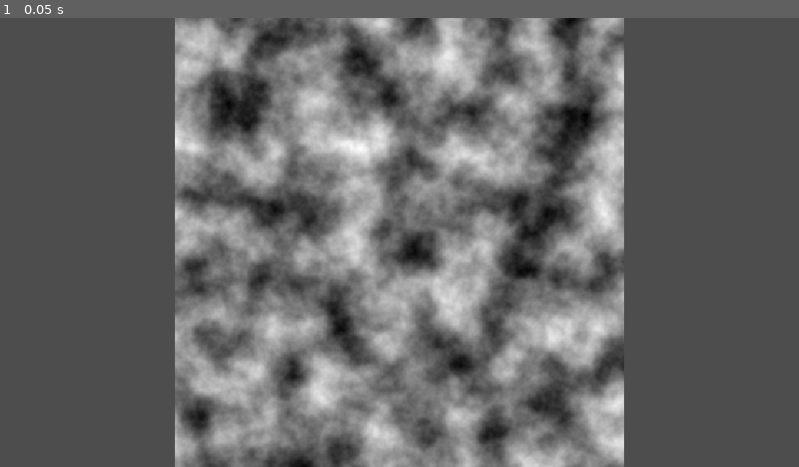
Above: before the commit, frame 1.
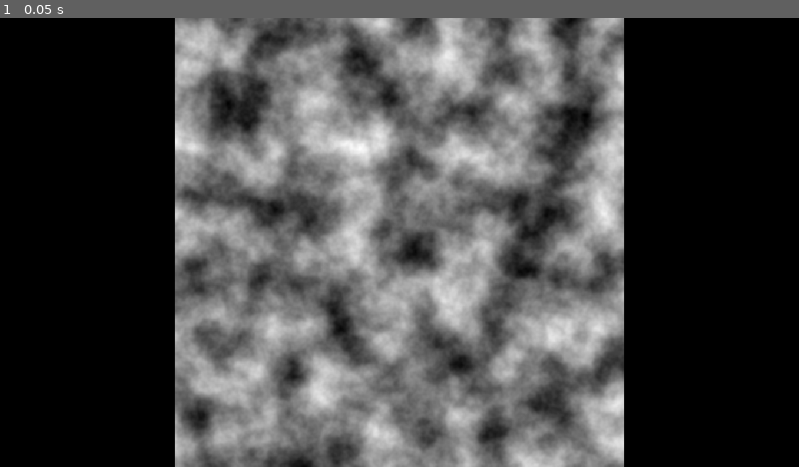
Above: after the commit, the same moment.

Repository: Dobefu/godot-game-of-life
Game: Godot game, scene res://main.tscn
Two runs of this game, one before a commit and one after it. Both use one fixed random seed, a clock stepped at 60 frames per second and the inputs below.
Inputs:
- Up to frame 1 (0.05 s): no input

The runs differ from the first frame. In frame 1, 44% of the frame differs, in the area x 0-100%, y 0-100%.

Commit message:
Add a black background

Diff:
--- a/main.tscn
+++ b/main.tscn
@@ -16,6 +16,15 @@
 grow_horizontal = 2
 grow_vertical = 2
 
+[node name="Background" type="ColorRect" parent="."]
+layout_mode = 1
+anchors_preset = 15
+anchor_right = 1.0
+anchor_bottom = 1.0
+grow_horizontal = 2
+grow_vertical = 2
+color = Color(0, 0, 0, 1)
+
 [node name="GameTexture" type="TextureRect" parent="."]
 texture_filter = 1
 layout_mode = 1
